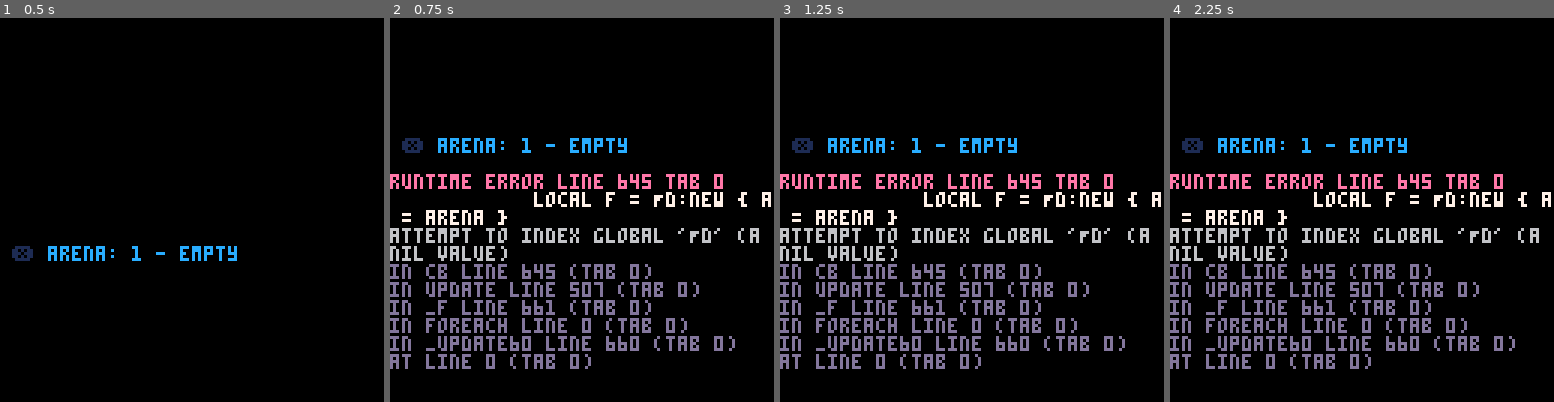
Above: before the commit, frames 1-4 (left to right).
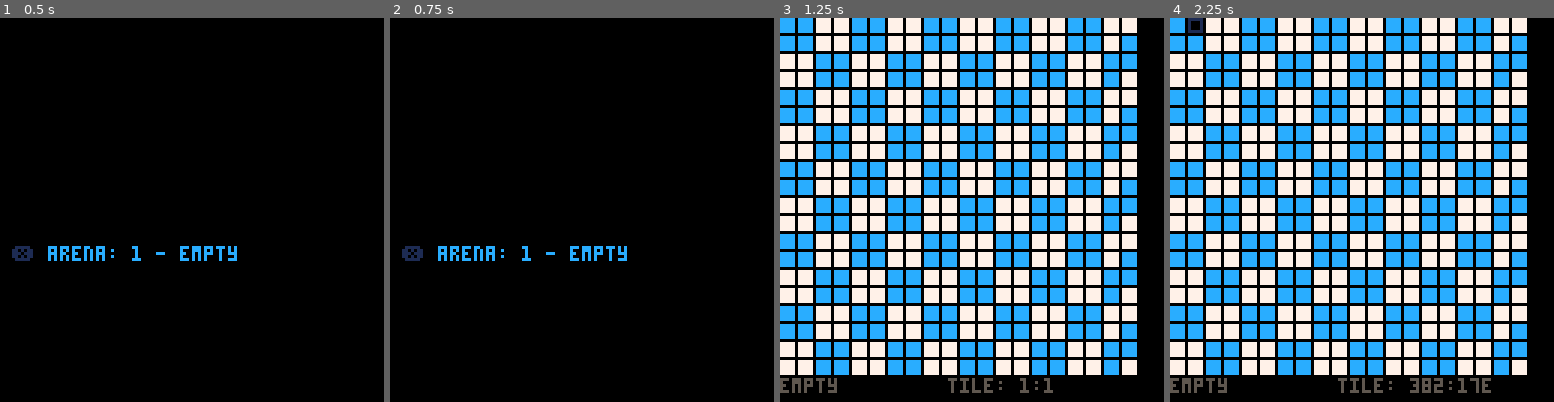
Above: after the commit, the same moments.

Repository: klen/square-wars
Game: PICO-8 cartridge editor.p8
Two runs of this game, one before a commit and one after it. Both use one fixed random seed, a clock stepped at 60 frames per second and the inputs below.
Inputs:
- Up to frame 1 (0.5 s): tap X (X key) at 0.33 s
- Up to frame 2 (0.75 s): tap O (Z key) at 0.7 s
- Up to frame 3 (1.25 s): tap X (X key) at 1.07 s
- Up to frame 4 (2.25 s): hold Right 1.6-2.1 s; tap O (Z key) at 1.7, 2.1 s; tap X (X key) at 1.85 s; hold Up from 2.15 s (still down)

Frame 1 is identical in both runs. In frame 2, 12% of the frame differs, in the area x 0-100%, y 31-92%; in frame 3, 64%; in frame 4, 64%, in the area x 0-100%, y 0-98%.
Error before the commit: runtime error line 645 tab 0; local f = Fd:new { a = arena }; attempt to index global 'Fd' (a nil value)

Commit message:
feat: bot 3 ⚪️

Diff:
--- a/data/arenas.lua
+++ b/data/arenas.lua
@@ -44,7 +44,7 @@
   -- 10
   {
     "spikes",
-    "8,d,16,1d,20,27,2b,2d,38,3a,40,4d,53,55,59,5c,60,62,6a,6c,71,73,7f,86,8d,92,94,99,9b,a0,a2,a5,a9,ac,b0,b3,be,bf,d2,d3,de,e1,e5,e8,ec,ef,f1,f6,f8,fd,ff,104,10b,112,11e,120,125,127,12f,131,135,138,13c,13e,144,151,157,159,164,166,16a,171,174,17b,184,189",
+    "16,1e,1f,27,2b,2d,31,34,38,3a,40,44,49,4d,53,62,6a,73,7f,86,90,94,99,9d,a3,a9,ac,b2,b6,c7,ca,db,df,e5,e8,ee,f4,f8,fd,101,10b,112,11e,127,12f,13e,144,148,14d,151,157,159,15d,160,164,166,16a,172,173,17b",
   },
   -- 11
   {
--- a/data/missions.lua
+++ b/data/missions.lua
@@ -286,7 +286,7 @@
   {
     n = "mirror",
     f = { a = 6 },
-    j = { cpu = "2", plc = { "161,180", "221,240" } },
+    j = { cpu = "3", plc = { "161,180", "221,240" } },
     u = { s = "arena" },
     b = [[a lone opponent from
 the mirror planet awaits.
@@ -300,7 +300,7 @@
   {
     n = "obscura",
     f = { a = 7, eff = "dark" },
-    j = { cpu = "2" },
+    j = { cpu = "3" },
     u = { s = "arena" },
     b = [[your progress, they
 have noticed. the master
@@ -313,7 +313,7 @@
   {
     n = "labyrinth",
     f = { a = 8 },
-    j = { cpu = "2,2,2" },
+    j = { cpu = "3,2,1" },
     u = { s = "arena" },
     b = [[the last qualifier
 before the final rounds.
@@ -327,7 +327,7 @@
   {
     n = "collapse",
     f = { a = 1, eff = "erosion" },
-    j = { cpu = "2,2" },
+    j = { cpu = "3,2" },
     u = { n = "practice modes" },
     b = [[the field begins to
 crumble beneath you.
@@ -340,7 +340,7 @@
   {
     n = "lines",
     f = { a = 9 },
-    j = { cpu = "2,2,2" },
+    j = { cpu = "3,2,2" },
     u = { s = "arena" },
     b = [[a race against time.
 move swiftly between
@@ -352,8 +352,8 @@
   -------------------------
   {
     n = "spikes",
-    f = { a = 10, o = { [4] = "55,13c,60,131" } },
-    j = { cpu = "2,2,2" },
+    f = { a = 10, o = { [4] = "55,13c,60,131,be,bf,d2,d3" } },
+    j = { cpu = "3,3,2" },
     u = { s = "arena" },
     b = [[victory is within reach,
 yet bombs now cover
@@ -368,7 +368,7 @@
     n = "apex",
     f = { a = 11 },
     u = { n = "square master" },
-    j = { cpu = "2,2,2", plc = { "85", "316", "96", "305" } },
+    j = { cpu = "3,3,3", plc = { "85", "316", "96", "305" } },
     b = [[the final battle awaits.
 to earn the champion title,
 you must wield every power
--- a/editor.p8
+++ b/editor.p8
@@ -155,14 +155,14 @@
 
 
 __map__
-34332c3134382c3134642c3135322c3135332c3135382c3135642c3136302c3136352c3136632c3137322c3137332c3137391f1e31341d311f6465736572741f321f31362c31372c31392c31612c31632c31642c32302c32312c32332c32342c32362c32372c32612c32652c33302c33352c33372c33622c34302c34642c3532
-2c35362c35662c36332c36362c36372c36392c36612c36632c37312c37332c37342c37362c37372c38302c38312c38342c38352c38652c38662c39322c39332c39612c39622c39652c39662c61322c61372c61652c62332c64652c65332c65612c65662c66322c66332c66362c66372c66652c66662c3130322c3130332c3130
-632c3130642c3131302c3131312c3131612c3131622c3131642c3131652c3132302c3132352c3132372c3132382c3132612c3132622c3132652c3133322c3133622c3133662c3134342c3135312c3135362c3135612c3135632c3136312c3136332c3136372c3136612c3136622c3136642c3136652c3137302c3137312c3137
-342c3137352c3137372c3137382c3137612c3137621f1e31351d311f73756e1f321f31392c31642c32302c32342c32642c33312c33342c33382c34322c34622c35322c35332c35372c35652c36322c36332c36382c36632c37312c37352c37642c38302c38312c38342c38352c38382c39322c39332c39612c39622c61322c61
-332c61372c61652c62322c62332c64652c64662c65332c65612c65652c65662c66362c66372c66652c66662c3130392c3130632c3130642c3131302c3131312c3131342c3131632c3132302c3132352c3132392c3132652c3132662c3133332c3133612c3133652c3133662c3134362c3134662c3135392c3135642c3136302c
-3136342c3136642c3137312c3137342c3137381f1e31361d311f776f6f64731f321f612c31362c31382c31612c31632c32312c32332c32352c32372c33322c33652c34302c34322c34342c34392c34622c34642c34662c35612c36362c36382c36612c36632c37312c37332c37352c37372c38322c38652c39302c39322c3934
-2c39392c39622c39642c39662c61612c63302c63322c63342c63362c63382c63392c63622c63642c63662c64312c65372c66322c66342c66362c66382c66642c66662c3130312c3130332c3130662c3131612c3131632c3131652c3132302c3132352c3132372c3132392c3132622c3133372c3134322c3134342c3134362c31
-34382c3134642c3134662c3135312c3135332c3135662c3136612c3136632c3136652c3137302c3137352c3137372c3137392c3137622c3138371f1e31371d311f73746f726d1f321f332c31372c32622c32662c33302c33312c33322c33332c33342c33352c33362c33372c33382c33392c33612c33622c33632c33662c3432
-2c35332c35362c36372c36612c36652c36662c37302c37312c37322c37332c37342c37352c37622c37652c38312c38612c38662c39322c39652c61332c61362c61652c62322c62372c62612c63332c63362c63622c63652c64372c64612c64662c65332c65622c65652c66332c66662c3130322c3130372c3131302c3131332c
-3131362c3131632c3131642c3131652c3131662c3132302c3132312c3132322c3132332c3132372c3132612c3133622c3133652c3134662c3135322c3135352c3135362c3135372c3135382c3135392c3135612c3135622c3135632c3135642c3135652c3135662c3136302c3136312c3136322c3136362c3137612c3138651f
-1e1e434f4c4f52531d311f371f321f381f331f391f341f31301f351f31311f361f31321f371f351f1e
+757365207468656d20776973656c7920746f20706173732f796f7572206f70706f6e656e74732c2f616e6420636c61696d20766963746f72792e1f6a1d6370751f322c312c321f1e751d731f6172656e611f1e661d611f351f6f1d331f34302c66642c3135312c39342c34642c66382c3134342c39391f1e1e1e31361d6e1f6d
+6972726f721f621f61206c6f6e65206f70706f6e656e742066726f6d2f746865206d6972726f7220706c616e6574206177616974732e2f74686579207265666c65637420796f7572206576657279206d6f76652f64657465726d696e656420746f206b6e6f636b20796f752f6f7574206f66207468652067616d65732e1f6a1d
+706c631d311f3136312c3138301f321f3232312c3234301f1e6370751f331f1e751d731f6172656e611f1e661d611f361f1e1e31371d6e1f6f6273637572611f621f796f75722070726f67726573732c20746865792f68617665206e6f74696365642e20746865206d61737465722f6f66206461726b6e657373206172726976
+65732c207365656b696e672f746f2068616c7420796f7520686572652e1f6a1d6370751f331f1e751d731f6172656e611f1e661d611f371f6566661f6461726b1f1e1e31381d6e1f6c61627972696e74681f621f746865206c617374207175616c69666965722f6265666f7265207468652066696e616c20726f756e64732e2f
+6e617669676174652074686973206d617a652c2f616e64206561726e20796f757220706c6163652f616d6f6e672074686520656c6974652e1f6a1d6370751f332c322c311f1e751d731f6172656e611f1e661d611f381f1e1e31391d6e1f636f6c6c617073651f621f746865206669656c6420626567696e7320746f2f637275
+6d626c652062656e6561746820796f752e2f736f6d656f6e65207365656b7320746f2068616c742f74686520636f6e74656e646572732070726f67726573732e1f6a1d6370751f332c321f1e751d6e1f7072616374696365206d6f6465731f1e661d611f311f6566661f65726f73696f6e1f1e1e32301d6e1f6c696e65731f62
+1f61207261636520616761696e73742074696d652e2f6d6f76652073776966746c79206265747765656e2f73656374696f6e732c206f72206265206c6566742f626568696e6420696e2074686520647573742e1f6a1d6370751f332c322c321f1e751d731f6172656e611f1e661d611f391f1e1e32311d6e1f7370696b65731f
+621f766963746f72792069732077697468696e2072656163682c2f79657420626f6d6273206e6f7720636f7665722f746865206669656c642e20657665727920737465702f6d757374206265206361726566756c2069662f796f752061726520746f20737563636565642e1f6a1d6370751f332c332c321f1e751d731f617265
+6e611f1e661d611f31301f6f1d341f35352c3133632c36302c3133312c62652c62662c64322c64331f1e1e1e32321d6e1f617065781f621f7468652066696e616c20626174746c65206177616974732e2f746f206561726e20746865206368616d70696f6e207469746c652c2f796f75206d757374207769656c642065766572
+7920706f7765722f617420796f757220636f6d6d616e642e2f70726f766520796f7572206d6173746572792f6f6e636520616e6420666f7220616c6c2e1f6a1d706c631d311f38351f321f3331361f331f39361f341f3330351f1e6370751f332c332c331f1e751d6e1f737175617265206d61737465721f1e661d611f31311f
+1e1e1e
--- a/main.p8
+++ b/main.p8
@@ -387,14 +387,14 @@
 
 
 __map__
-34332c3134382c3134642c3135322c3135332c3135382c3135642c3136302c3136352c3136632c3137322c3137332c3137391f1e31341d311f6465736572741f321f31362c31372c31392c31612c31632c31642c32302c32312c32332c32342c32362c32372c32612c32652c33302c33352c33372c33622c34302c34642c3532
-2c35362c35662c36332c36362c36372c36392c36612c36632c37312c37332c37342c37362c37372c38302c38312c38342c38352c38652c38662c39322c39332c39612c39622c39652c39662c61322c61372c61652c62332c64652c65332c65612c65662c66322c66332c66362c66372c66652c66662c3130322c3130332c3130
-632c3130642c3131302c3131312c3131612c3131622c3131642c3131652c3132302c3132352c3132372c3132382c3132612c3132622c3132652c3133322c3133622c3133662c3134342c3135312c3135362c3135612c3135632c3136312c3136332c3136372c3136612c3136622c3136642c3136652c3137302c3137312c3137
-342c3137352c3137372c3137382c3137612c3137621f1e31351d311f73756e1f321f31392c31642c32302c32342c32642c33312c33342c33382c34322c34622c35322c35332c35372c35652c36322c36332c36382c36632c37312c37352c37642c38302c38312c38342c38352c38382c39322c39332c39612c39622c61322c61
-332c61372c61652c62322c62332c64652c64662c65332c65612c65652c65662c66362c66372c66652c66662c3130392c3130632c3130642c3131302c3131312c3131342c3131632c3132302c3132352c3132392c3132652c3132662c3133332c3133612c3133652c3133662c3134362c3134662c3135392c3135642c3136302c
-3136342c3136642c3137312c3137342c3137381f1e31361d311f776f6f64731f321f612c31362c31382c31612c31632c32312c32332c32352c32372c33322c33652c34302c34322c34342c34392c34622c34642c34662c35612c36362c36382c36612c36632c37312c37332c37352c37372c38322c38652c39302c39322c3934
-2c39392c39622c39642c39662c61612c63302c63322c63342c63362c63382c63392c63622c63642c63662c64312c65372c66322c66342c66362c66382c66642c66662c3130312c3130332c3130662c3131612c3131632c3131652c3132302c3132352c3132372c3132392c3132622c3133372c3134322c3134342c3134362c31
-34382c3134642c3134662c3135312c3135332c3135662c3136612c3136632c3136652c3137302c3137352c3137372c3137392c3137622c3138371f1e31371d311f73746f726d1f321f332c31372c32622c32662c33302c33312c33322c33332c33342c33352c33362c33372c33382c33392c33612c33622c33632c33662c3432
-2c35332c35362c36372c36612c36652c36662c37302c37312c37322c37332c37342c37352c37622c37652c38312c38612c38662c39322c39652c61332c61362c61652c62322c62372c62612c63332c63362c63622c63652c64372c64612c64662c65332c65622c65652c66332c66662c3130322c3130372c3131302c3131332c
-3131362c3131632c3131642c3131652c3131662c3132302c3132312c3132322c3132332c3132372c3132612c3133622c3133652c3134662c3135322c3135352c3135362c3135372c3135382c3135392c3135612c3135622c3135632c3135642c3135652c3135662c3136302c3136312c3136322c3136362c3137612c3138651f
-1e1e434f4c4f52531d311f371f321f381f331f391f341f31301f351f31311f361f31321f371f351f1e
+757365207468656d20776973656c7920746f20706173732f796f7572206f70706f6e656e74732c2f616e6420636c61696d20766963746f72792e1f6a1d6370751f322c312c321f1e751d731f6172656e611f1e661d611f351f6f1d331f34302c66642c3135312c39342c34642c66382c3134342c39391f1e1e1e31361d6e1f6d
+6972726f721f621f61206c6f6e65206f70706f6e656e742066726f6d2f746865206d6972726f7220706c616e6574206177616974732e2f74686579207265666c65637420796f7572206576657279206d6f76652f64657465726d696e656420746f206b6e6f636b20796f752f6f7574206f66207468652067616d65732e1f6a1d
+706c631d311f3136312c3138301f321f3232312c3234301f1e6370751f331f1e751d731f6172656e611f1e661d611f361f1e1e31371d6e1f6f6273637572611f621f796f75722070726f67726573732c20746865792f68617665206e6f74696365642e20746865206d61737465722f6f66206461726b6e657373206172726976
+65732c207365656b696e672f746f2068616c7420796f7520686572652e1f6a1d6370751f331f1e751d731f6172656e611f1e661d611f371f6566661f6461726b1f1e1e31381d6e1f6c61627972696e74681f621f746865206c617374207175616c69666965722f6265666f7265207468652066696e616c20726f756e64732e2f
+6e617669676174652074686973206d617a652c2f616e64206561726e20796f757220706c6163652f616d6f6e672074686520656c6974652e1f6a1d6370751f332c322c311f1e751d731f6172656e611f1e661d611f381f1e1e31391d6e1f636f6c6c617073651f621f746865206669656c6420626567696e7320746f2f637275
+6d626c652062656e6561746820796f752e2f736f6d656f6e65207365656b7320746f2068616c742f74686520636f6e74656e646572732070726f67726573732e1f6a1d6370751f332c321f1e751d6e1f7072616374696365206d6f6465731f1e661d611f311f6566661f65726f73696f6e1f1e1e32301d6e1f6c696e65731f62
+1f61207261636520616761696e73742074696d652e2f6d6f76652073776966746c79206265747765656e2f73656374696f6e732c206f72206265206c6566742f626568696e6420696e2074686520647573742e1f6a1d6370751f332c322c321f1e751d731f6172656e611f1e661d611f391f1e1e32311d6e1f7370696b65731f
+621f766963746f72792069732077697468696e2072656163682c2f79657420626f6d6273206e6f7720636f7665722f746865206669656c642e20657665727920737465702f6d757374206265206361726566756c2069662f796f752061726520746f20737563636565642e1f6a1d6370751f332c332c321f1e751d731f617265
+6e611f1e661d611f31301f6f1d341f35352c3133632c36302c3133312c62652c62662c64322c64331f1e1e1e32321d6e1f617065781f621f7468652066696e616c20626174746c65206177616974732e2f746f206561726e20746865206368616d70696f6e207469746c652c2f796f75206d757374207769656c642065766572
+7920706f7765722f617420796f757220636f6d6d616e642e2f70726f766520796f7572206d6173746572792f6f6e636520616e6420666f7220616c6c2e1f6a1d706c631d311f38351f321f3331361f331f39361f341f3330351f1e6370751f332c332c331f1e751d6e1f737175617265206d61737465721f1e661d611f31311f
+1e1e1e
--- a/src/screens/debug.p8.lua
+++ b/src/screens/debug.p8.lua
@@ -161,9 +161,24 @@
   local ma = Menu:new({ y = 0 }, maopts)
 
   local power = dget(CART.power)
-  local mp = Menu:new({ y = 0 }, {
+  local mp
+  mp = Menu:new({ y = 0 }, {
     toggle,
     sep,
+    {
+      n = "power all: " .. (power == 63 and "on" or "off"),
+      cb = function(self, dir)
+        power = dir == 1 and 63 or 0
+        dset(CART.power, power)
+        self.n = "power all: " .. (power == 63 and "on" or "off")
+        mp.opts[4].n = "power - snow: " .. (power & 1)
+        mp.opts[5].n = "power - fire: " .. (power & 2)
+        mp.opts[6].n = "power - desert: " .. (power & 4)
+        mp.opts[7].n = "power - sun: " .. (power & 8)
+        mp.opts[8].n = "power - woods: " .. (power & 16)
+        mp.opts[9].n = "power - storm: " .. (power & 32)
+      end,
+    },
     {
       n = "power - snow: " .. (power & 1),
       cb = function(self, dir)
--- a/src/screens/editor.p8.lua
+++ b/src/screens/editor.p8.lua
@@ -12,7 +12,7 @@
             local data = ARENAS[arena]
             self.n = "arena: " .. arena .. " - " .. data[1]
           else
-            local f = Fd:new { a = arena }
+            local f = Fld:new { a = arena }
             local e = Editor:new { field = f }
 
             SCENE = { art(cls), f, e }
--- a/src/screens/practice.p8.lua
+++ b/src/screens/practice.p8.lua
@@ -17,9 +17,9 @@
         n = "start",
         cb = function()
           music(-1)
-          local tcpu = {}
+          local bots, tcpu = {}, { 3, 2, 1, 1 }
           for idx = 1, cpu do
-            add(tcpu, idx % 2 + 1)
+            add(tcpu, bots[idx])
           end
           local a = arena == 0 and rint(#arenas, 1) or arena
           game(
--- a/src/ui/controls.p8.lua
+++ b/src/ui/controls.p8.lua
@@ -23,7 +23,7 @@
       end
 
       local bot = ai[p.cpu]
-      _ENV:move(bot(tts, jd.f.t))
+      _ENV:move(bot(tts, jd.f.t, pwr))
     else
       local btn = getbtn(jd.act - 1)
       if btn < 0 then
@@ -107,7 +107,29 @@
   return t[get_clusters(tts, t)[1][1]].c
 end
 
-ai = { bot1, bot2 }
+-- same as bot2 but pays respect to powers
+-- TOOD: diagonales
+function bot3(tts, t, pwr)
+  local cs = {}
+  foreach(tts, function(n)
+    cs[t[n].c] = true
+  end)
+
+  if pwr then
+    local prs = {}
+    for c, l in ipairs(pwr.lvl) do
+      if l == pwr.mx and cs[c] then
+        add(prs, c)
+      end
+    end
+    if #prs > 0 then
+      return rnd(prs)
+    end
+  end
+  return bot2(tts, t)
+end
+
+ai = { bot1, bot2, bot3 }
 
 function cnt(p, sp, sn)
   local spd = (sn - sp) / 20
Not shown, changed: 128 lines of the sprite sheet (__gfx__) section of editor.p8
Not shown, changed: 128 lines of the sprite sheet (__gfx__) section of main.p8
